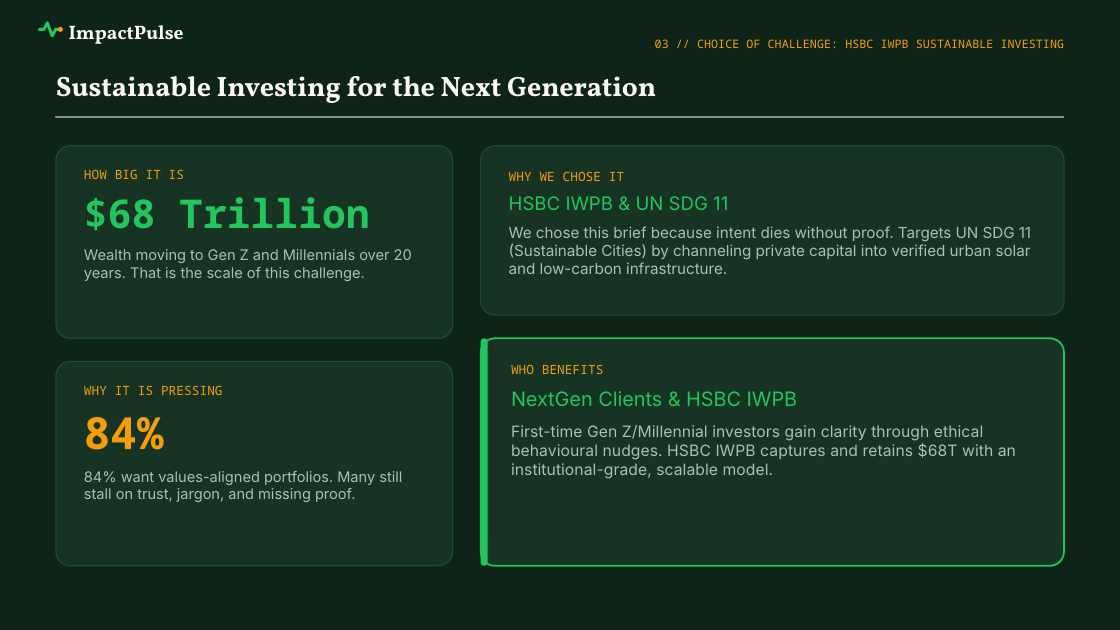
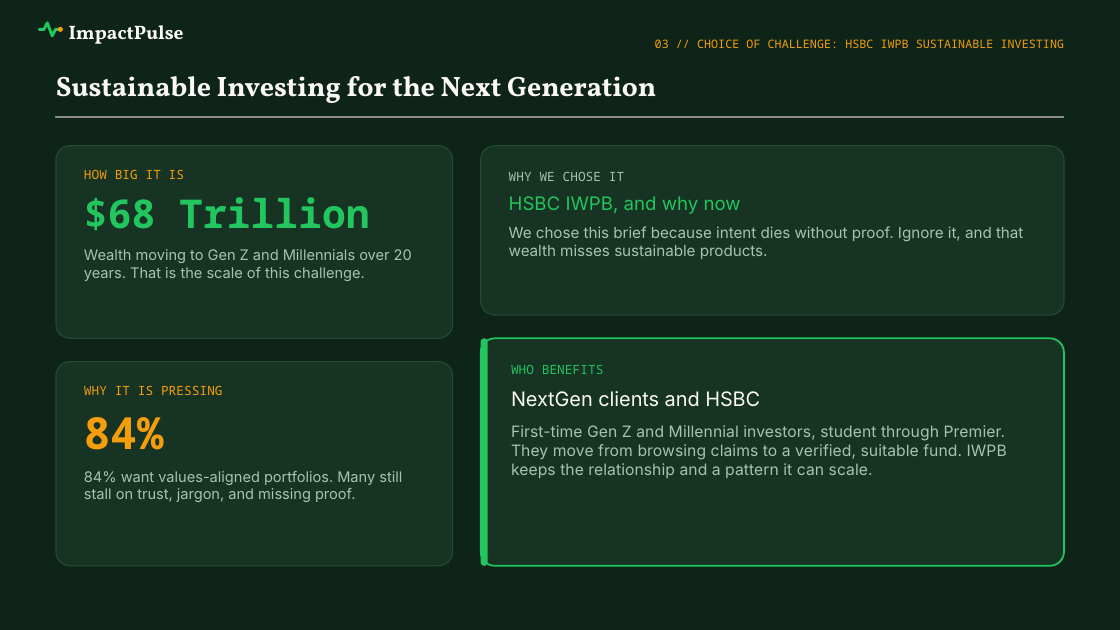
Before and after one commit to Siva-Subramaniam-DS/TCS-Project, a slide deck: slide 3 of HSBC-Sustainathon TCS.pptx. Drawn at 1120x630 pixels with LibreOffice and Linux fonts; fonts in the diff are those of the drawing; grey boxes stand for pictures; background and template pictures are left out. Boxes give left, top, right and bottom in pixels: in the first picture for what was removed or moved away, otherwise in the second. Text is boxed around its words. In the diff, an @@ line names an element or a change of style, - is before the commit and + after.

```diff
--- a/HSBC-Sustainathon TCS.pptx
+++ b/HSBC-Sustainathon TCS.pptx
@@ text at (509,172,624,181): text colour #F59E0B to #A8C2B1 in "WHY WE CHOSE IT" @@
@@ text at (509,196,1023,259): text changed @@
-HSBC IWPB & UN SDG 11
-We chose this brief because intent dies without proof. Targets UN SDG 11 (Sustainable Cities) by channeling private capital into verified urban solar and low-carbon infrastructure.
+HSBC IWPB, and why now
+We chose this brief because intent dies without proof. Ignore it, and that wealth misses sustainable products.
@@ text at (511,365,604,374): text colour #F59E0B to #22C55E in "WHO BENEFITS" @@
@@ text at (511,391,1007,478): text changed @@
-NextGen Clients & HSBC IWPB
-First-time Gen Z/Millennial investors gain clarity through ethical behavioural nudges. HSBC IWPB captures and retains $68T with an institutional-grade, scalable model.
+NextGen clients and HSBC
+First-time Gen Z and Millennial investors, student through Premier. They move from browsing claims to a verified, suitable fund. IWPB keeps the relationship and a pattern it can scale.
```
Also in this commit, not shown: 6 other slides changed, 17 other files.
